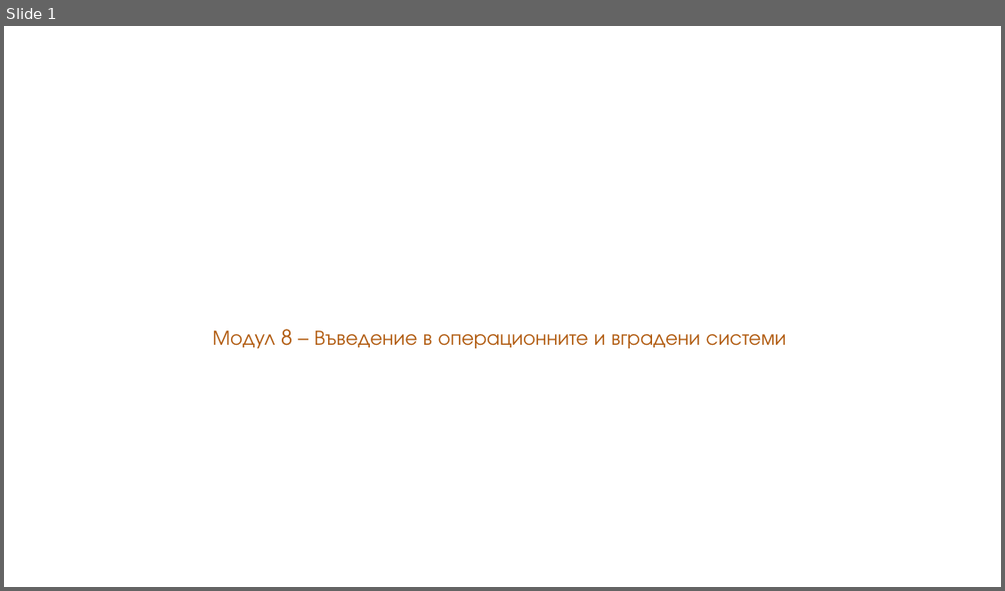
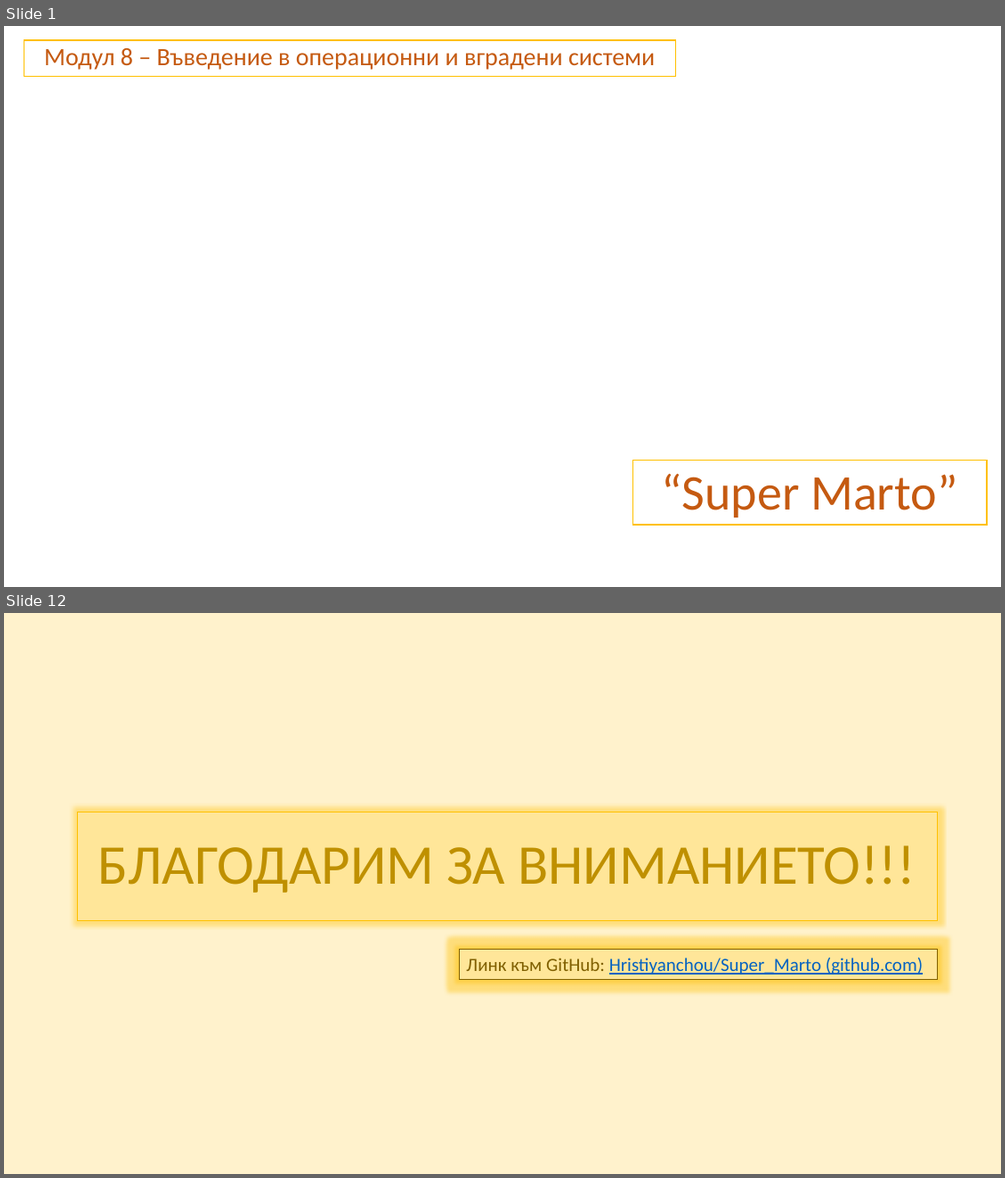
Before and after one commit to HristiyanIliev06/Super_Marto, a slide deck: Презентация - 8.pptx. Shown one above the other, each under a label of ours: slide 1 before the commit, slides 1 and 12 after it; the slides between them are not shown. The pictures are 1005x591 and 1005x1178 pixels, drawn with LibreOffice and Linux fonts; fonts in the diff are those of the drawing; background and template pictures are left out. Boxes give left, top, right and bottom in pixels: in the first picture for what was removed or moved away, otherwise in the second. Text is boxed around its words. In the diff, an @@ line names an element or a change of style, - is before the commit and + after.

```diff
--- a/Презентация - 8.pptx
+++ b/Презентация - 8.pptx
@@ slide 12 added at [4,613,1001,1174], background #FFF2CC @@
@@ title added at [77,811,938,920], fill #FFE699, outline #FFC000 1 pt, 54 pt, text #BF9000 @@
+БЛАГОДАРИМ ЗА ВНИМАНИЕТО!!!
@@ rectangle added at [460,949,938,980], fill #FFE699, outline #806000 0.75 pt, 18 pt, text #0563C1, underline @@
+Линк към GitHub: Hristiyanchou/Super_Marto (github.com)
@@ slide 1 changed as well @@
@@ subtitle "Модул 8 – Въведение в ...": place and size @@
-subtitle "Модул 8 – Въведение в ..." at [212,329,786,348]
+subtitle "Модул 8 – Въведение в ..." at [24,40,676,77]
@@ subtitle "Модул 8 – Въведение в ..." at [24,40,676,77]: fill none to #FFFFFF; outline none to #FFC000 1 pt @@
@@ subtitle at [44,48,655,70]: text changed; size 20 to 24 pt; font TeX Gyre Adventor to Calibri; text colour #B0590E to #C55A11 @@
-Модул 8 – Въведение в операционните и вградени системи
+Модул 8 – Въведение в операционни и вградени системи
@@ title added at [633,459,987,524], fill #FFFFFF, outline #FFC000 1 pt, 48 pt, text #C55A11 @@
+“Super Marto”
```
Also in this commit, not shown: 10 other slides added, 1 other file.
